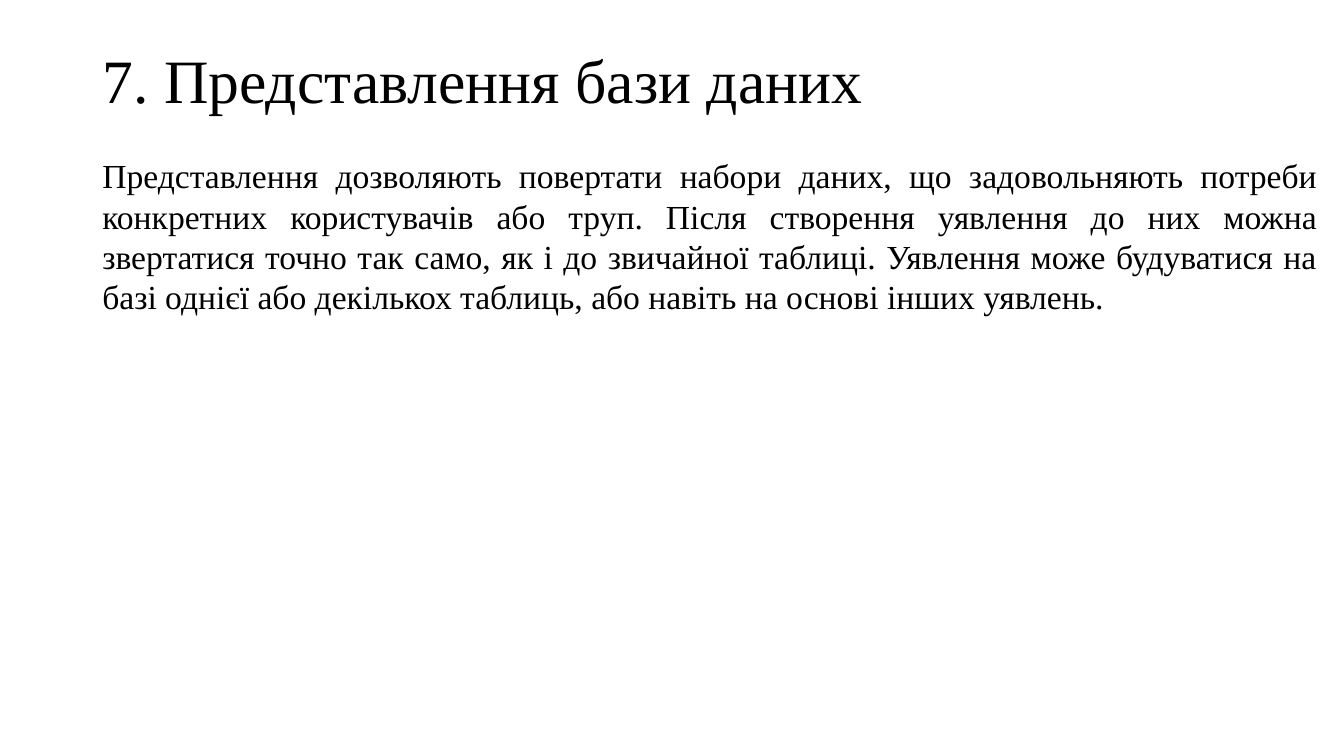
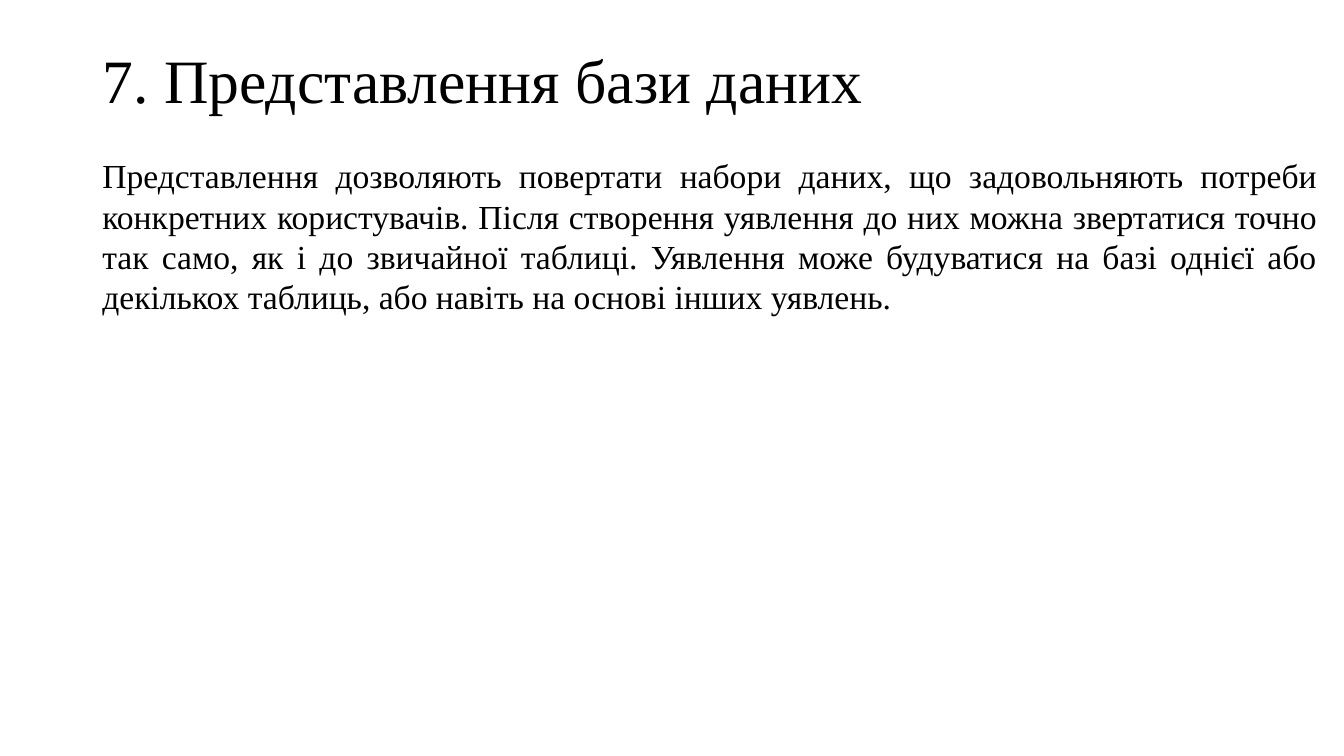
Before and after one commit to artsmilej/BookstoreManagement, a slide deck: slide 19 of Презентація.pptx. Drawn at 1344x756 pixels with LibreOffice and Linux fonts; fonts in the diff are those of the drawing; background and template pictures are left out. Boxes give left, top, right and bottom in pixels: in the first picture for what was removed or moved away, otherwise in the second. Text is boxed around its words. In the diff, an @@ line names an element or a change of style, - is before the commit and + after.

Commit message:
fix

```diff
--- a/Презентація.pptx
+++ b/Презентація.pptx
@@ text at (x1=102, y1=164, x2=1317, y2=316): text changed @@
-Представлення дозволяють повертати набори даних, що задовольняють потреби конкретних користувачів або труп. Після створення уявлення до них можна звертатися точно так само, як i до звичайної таблиці. Уявлення може будуватися на базі однієї або декількох таблиць, або навіть на основі інших уявлень.
+Представлення дозволяють повертати набори даних, що задовольняють потреби конкретних користувачів. Після створення уявлення до них можна звертатися точно так само, як i до звичайної таблиці. Уявлення може будуватися на базі однієї або декількох таблиць, або навіть на основі інших уявлень.
```
